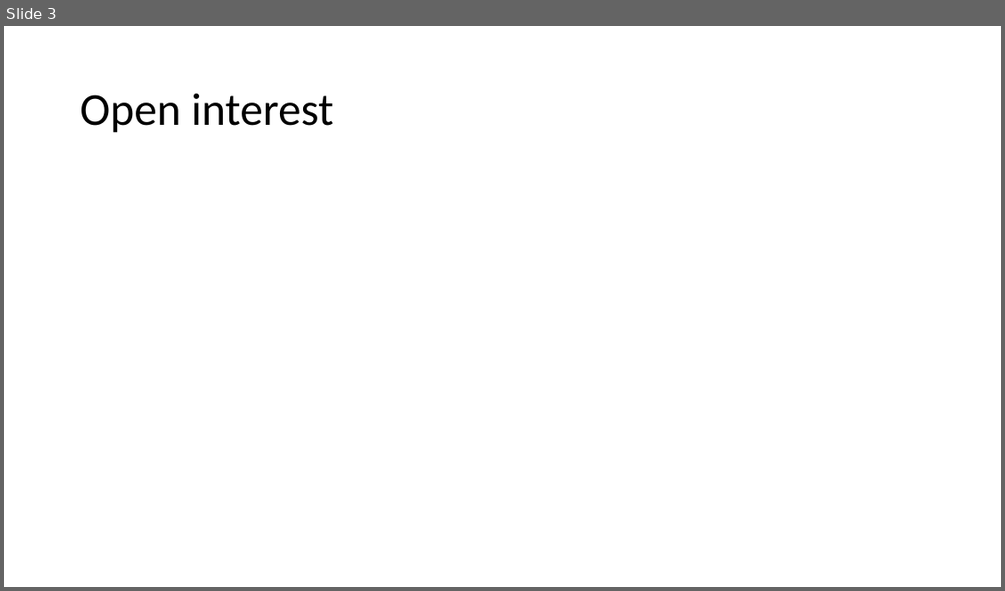
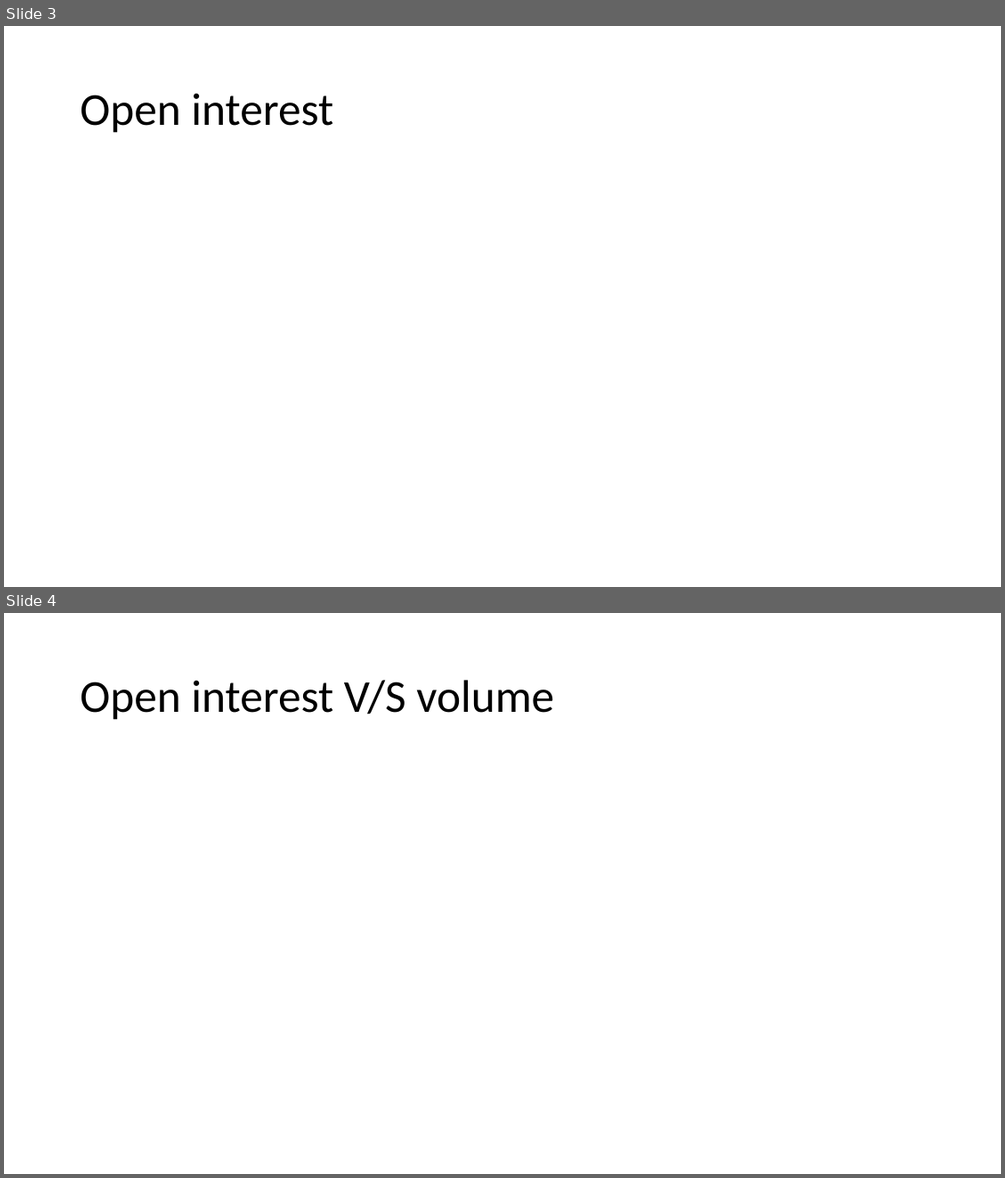
Before and after one commit to riyaeliza123/FRE-501-Labs, a slide deck: Lab_1.pptx. Shown one above the other, each under a label of ours: slide 3 before the commit, slides 3 and 4 after it. The pictures are 1005x591 and 1005x1178 pixels, drawn with LibreOffice and Linux fonts; fonts in the diff are those of the drawing. Boxes give left, top, right and bottom in pixels: in the first picture for what was removed or moved away, otherwise in the second. Text is boxed around its words. In the diff, an @@ line names an element or a change of style, - is before the commit and + after.

```diff
--- a/Lab_1.pptx
+++ b/Lab_1.pptx
@@ slide 4 added at bbox=[4, 613, 1001, 1174], background #FFFFFF @@
@@ title added at bbox=[80, 680, 554, 720], 44 pt, text #000000 @@
+Open interest V/S volume
```
Also in this commit, not shown: 4 other slides added, 1 slide removed, 4 other files.
